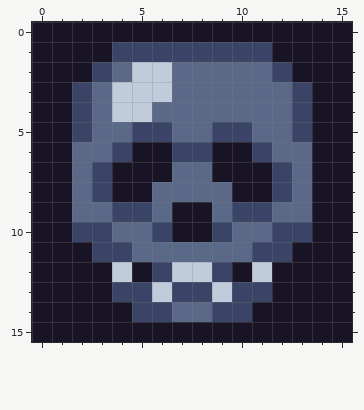
Pixel-art sprite, stored at assets/sprites/trinket_icons/skull.png. The first picture shows the starting point.
The file is 16x16 pixels.
After the commit:
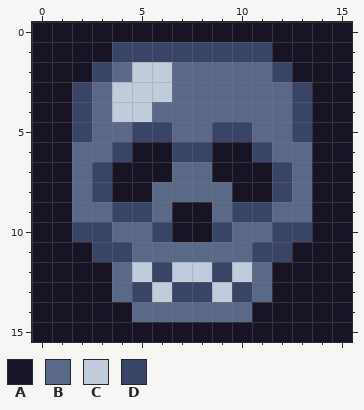
Palette (. is transparent): A #181425  B #5a6988  C #c0cbdc  D #3a4466
Message: update sprite, remove typo from `memento_mori_strategy.gd`
The edit:
@@ x 0..15 @@
 11 AAADDBBBBBBDDAAA
-12 AAAACADCCDACAAAA
-13 AAAADDCDDCDDAAAA
-14 AAAAADDBBDDAAAAA
+12 AAAABCDCCDCBAAAA
+13 AAAABDCDDCDBAAAA
+14 AAAAABBBBBBAAAAA
 15 AAAAAAAAAAAAAAAA
